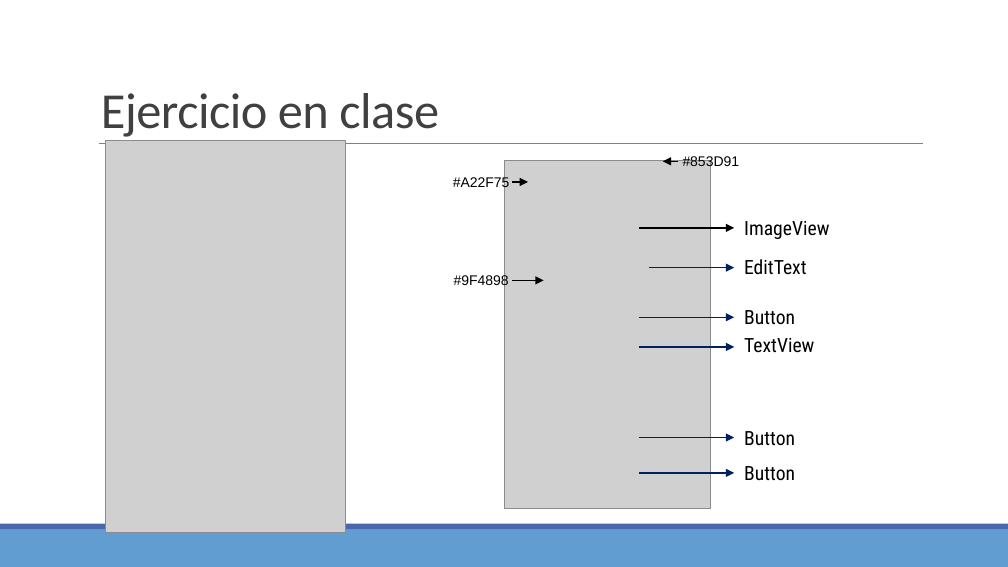
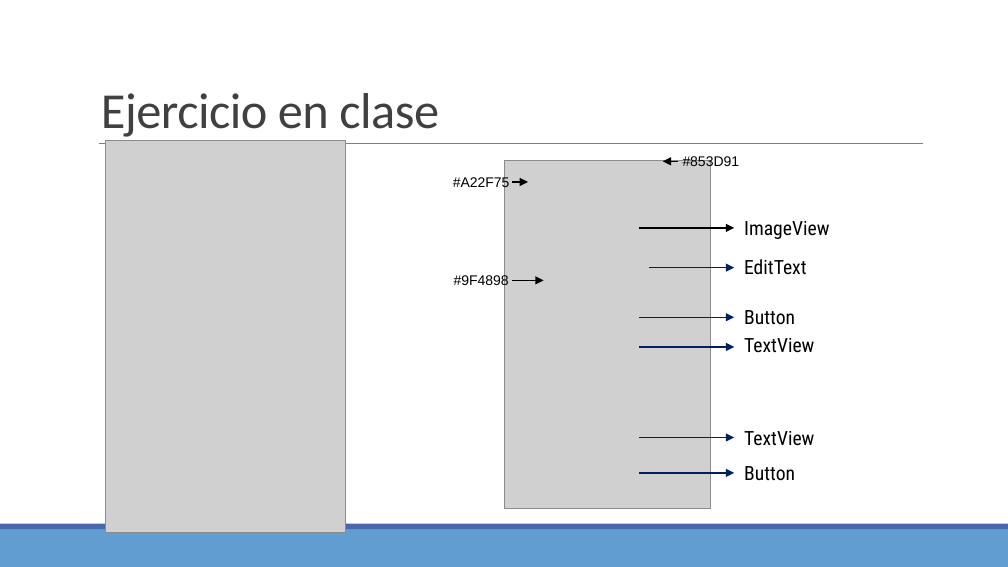
Before and after one commit to Domiciano/AppMoviles192, a slide deck: slide 39 of Clase1/Clase 1.pptx. Drawn at 1008x567 pixels with LibreOffice and Linux fonts; fonts in the diff are those of the drawing; grey boxes stand for pictures. Boxes give left, top, right and bottom in pixels: in the first picture for what was removed or moved away, otherwise in the second. Text is boxed around its words. In the diff, an @@ line names an element or a change of style, - is before the commit and + after.

Commit message:
Solución ejercicio en clase

```diff
--- a/Clase1/Clase 1.pptx
+++ b/Clase1/Clase 1.pptx
@@ text at [744,431,814,446]: text changed @@
-Button
+TextView
```
Also in this commit, not shown: 1 other slide changed, 39 other files.
